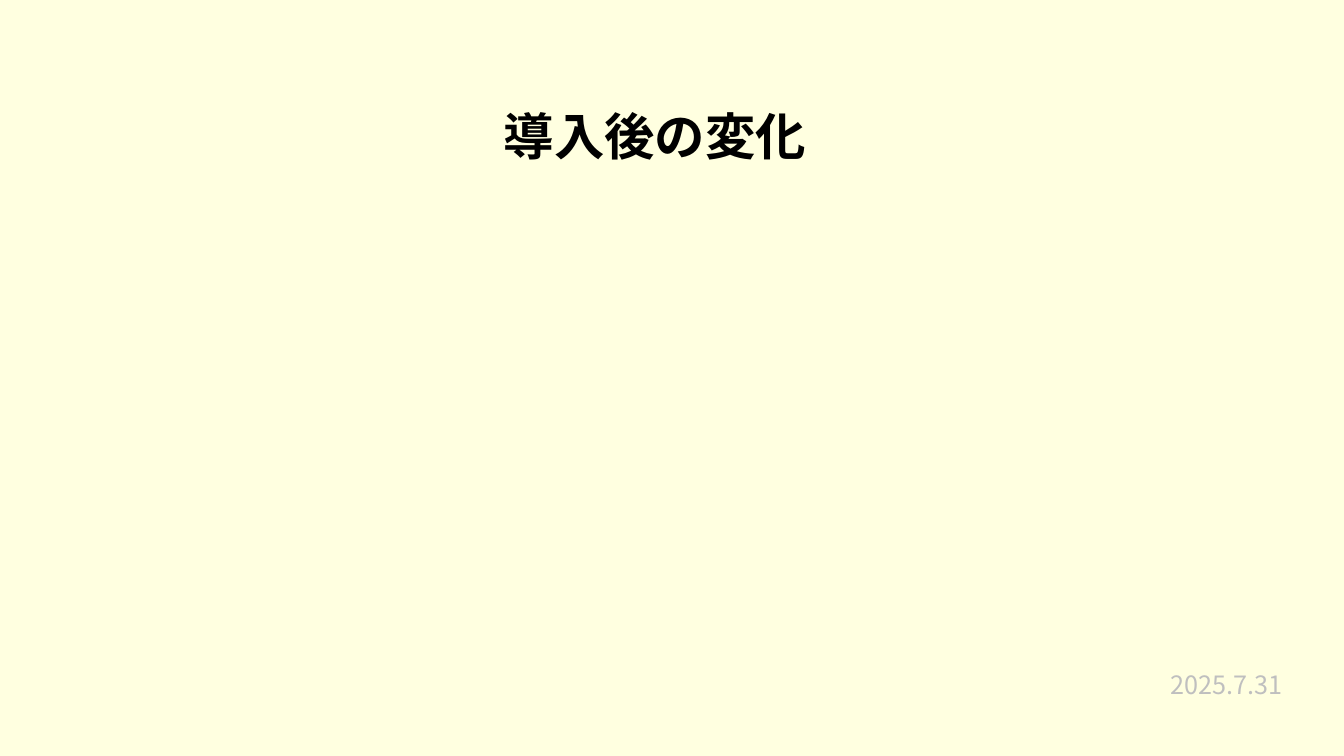
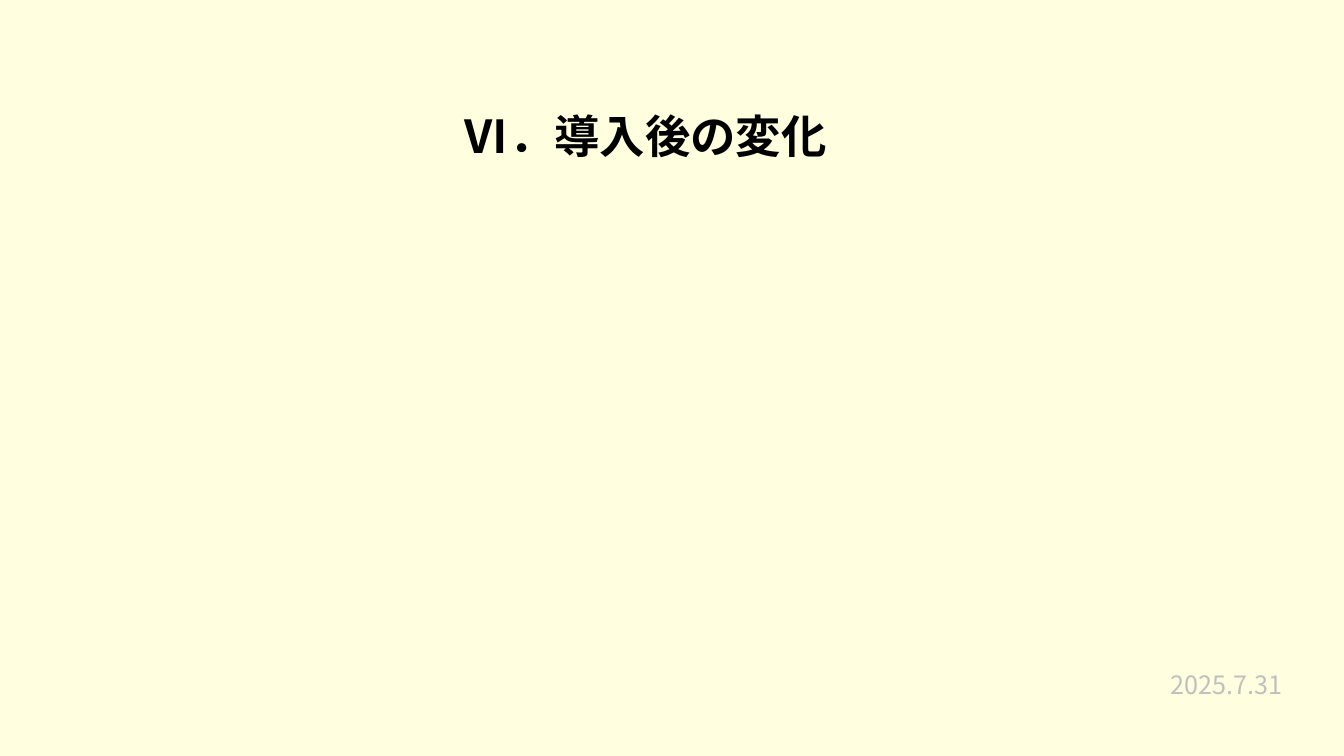
Before and after one commit to plusdojo2025/a2-7, a slide deck: slide 8 of 発表準備/7月成果発表会.pptx. Drawn at 1344x756 pixels with LibreOffice and Linux fonts; fonts in the diff are those of the drawing. Boxes give left, top, right and bottom in pixels: in the first picture for what was removed or moved away, otherwise in the second. Text is boxed around its words. In the diff, an @@ line names an element or a change of style, - is before the commit and + after.

```diff
--- a/発表準備/7月成果発表会.pptx
+++ b/発表準備/7月成果発表会.pptx
@@ title at (464, 114, 827, 157): text changed; size 36 to 32.4 pt @@
-導入後の変化
+Ⅵ．導入後の変化
```
Also in this commit, not shown: 13 other slides changed, 4 other files.
